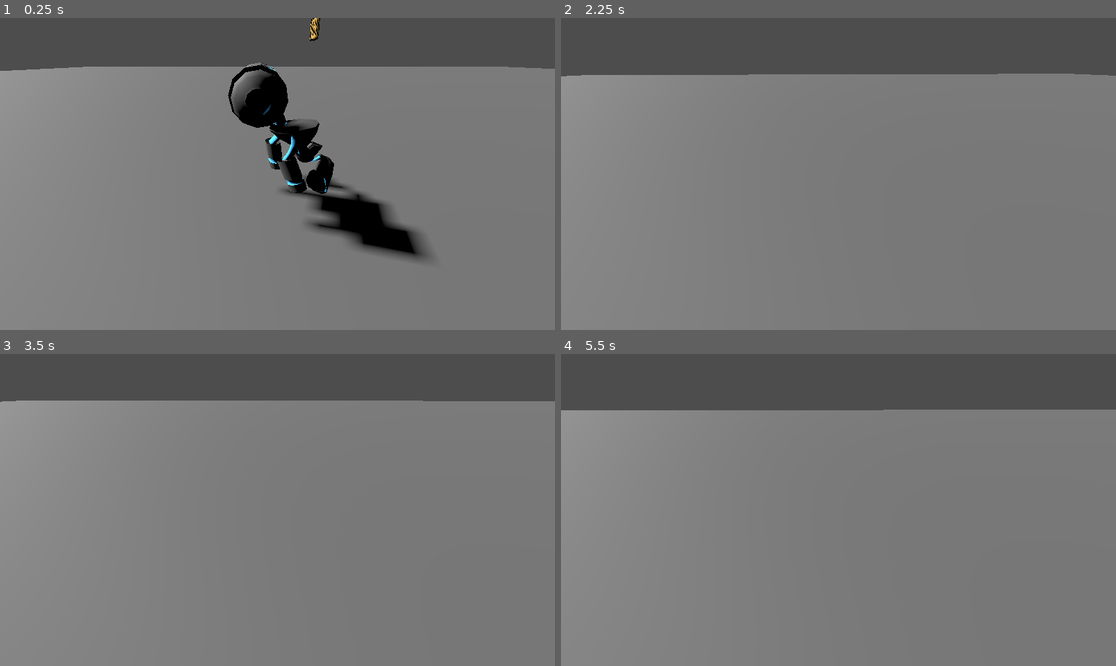
Above: before the commit, frames 1-4 (two rows, left to right).
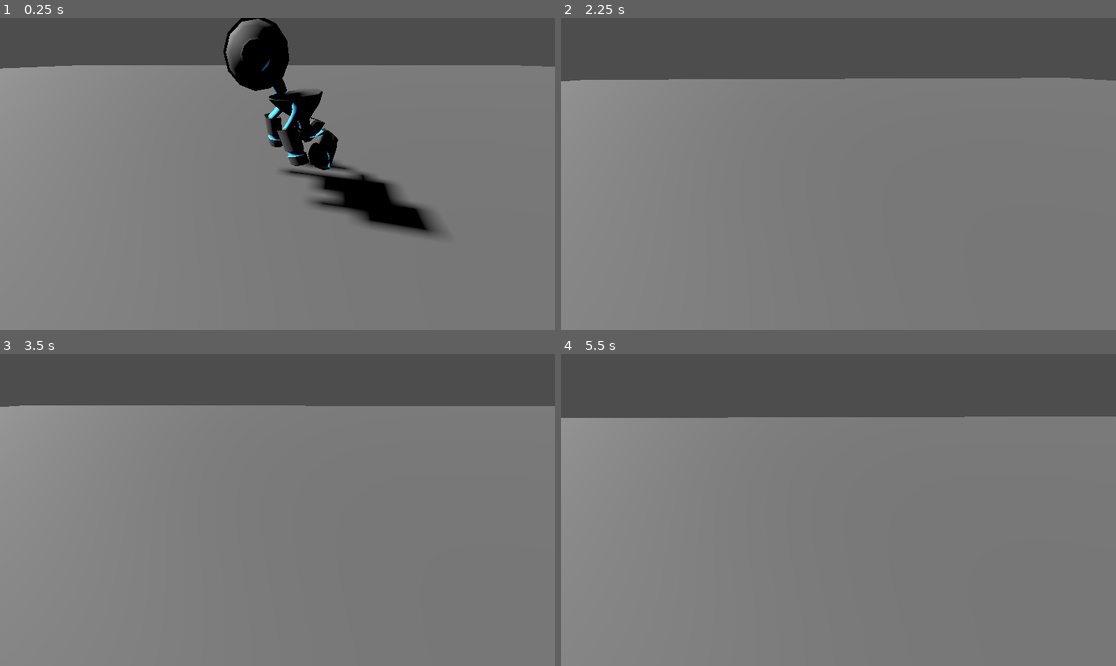
Above: after the commit, the same moments.

Repository: ambiguousname/bigmode-2025
Game: Godot game, scene res://ragdoll_test.tscn
The game is run twice, just before and just after one commit, with the same random seed, the same clock (stepped at 60 frames per second) and the same inputs.
Inputs (mouse positions are in pixels of both pictures, inside the frame that each line leads up to):
- Up to frame 1 (0.25 s): no input
- Up to frame 2 (2.25 s): move the mouse to (866, 174) at 0.52 s; hold Space (jump) 0.53-1.28 s; hold W (move_forward) from 0.53 s (still down); move the mouse to (810, 174) at 1.27 s; tap Space (jump) at 1.35, 1.52, 1.82 s; move the mouse to (849, 167) at 2.02 s; hold Space (jump) from 2.03 s (still down)
- Up to frame 3 (3.5 s): keep holding W (move_forward); tap Enter at 2.75 s; move the mouse to (271, 516) at 2.77 s; release Space (jump) at 2.78 s; tap Space (jump) at 2.85, 3.02, 3.32 s
- Up to frame 4 (5.5 s): keep holding W (move_forward); move the mouse to (877, 513) at 3.52 s; hold Space (jump) 3.53-4.28 s; move the mouse to (794, 506) at 4.27 s; tap Space (jump) at 4.35, 4.52, 4.82, 5 s; move the mouse to (844, 510) at 5.02 s; hold Space (jump) from 5.03 s (still down)

The runs differ from the first frame. In frame 1, 9.2% of the frame differs, in the area x 0-100%, y 0-78%; in frame 2, 1.4%; in frame 3, 1.6%; in frame 4, 2.3%.

Commit message:
Add jump

Diff:
--- a/fps_camera.gd
+++ b/fps_camera.gd
@@ -13,6 +13,6 @@
 	var rot : Vector2 = mouse_move_intent * delta/10;
 	mouse_move_intent *= 0.2;
 	rotation.x -= rot.y;
-	rotation.x = clampf(rotation.x, -PI/2, PI/2);
+	rotation.x = clampf(rotation.x, -PI/2 + 0.01, PI/2 - 0.01);
 
 	rotation.y -= rot.x;
--- a/player/player.gd
+++ b/player/player.gd
@@ -1,24 +1,33 @@
 class_name Player extends CharacterBody3D
 
-const FRICTION = 0.8;
+const AIR_FRICTION = 0.8;
+const FRICTION = 0.85;
+const JUMP_STR = 5;
 
-var movement_dir := Vector3()
-var jumping := false
-var prev_shoot := false
-var shoot_blend := 0.0
+@onready var initial_position := position;
+@onready var gravity: Vector3 = ProjectSettings.get_setting("physics/3d/default_gravity") * \
+		ProjectSettings.get_setting("physics/3d/default_gravity_vector");
 
-# Number of coins collected.
-var coins := 0
+@onready var _camera := $Camera3D as Camera3D;
 
-@onready var initial_position := position
-@onready var gravity: Vector3 = ProjectSettings.get_setting("physics/3d/default_gravity") * \
-		ProjectSettings.get_setting("physics/3d/default_gravity_vector")
-
-@onready var _camera := $Camera3D as Camera3D
-
+var jump : float;
+var jumping : bool = false;
+func _input(event: InputEvent) -> void:
+	if event.is_action("jump"):
+		jump = event.get_action_strength("jump");
 
 func _physics_process(delta: float) -> void:
-	velocity *= FRICTION;
+	if global_position.y < -12:
+		position = initial_position;
+		velocity = Vector3.ZERO;
+
+	if is_on_floor():
+		velocity *= FRICTION;
+	else:
+		velocity.x *= AIR_FRICTION;
+		velocity.z *= AIR_FRICTION;
+
+	velocity += gravity * delta;
 
 	var move_dir_vec2 = Input.get_vector(&"move_left", &"move_right", &"move_forward", &"move_back")
 
@@ -26,5 +35,12 @@
 	move_dir.y = 0;
 	move_dir = move_dir.normalized();
 
+	if jump > 0.5 and is_on_floor() and not jumping:
+		move_dir += Vector3.UP * JUMP_STR;
+		jumping = true;
+
+	if jumping and velocity.y <= 0 and is_on_floor():
+		jumping = false;
+
 	velocity += move_dir;
 	move_and_slide();
--- a/ragdoll_test.tscn
+++ b/ragdoll_test.tscn
@@ -165,7 +165,7 @@
 [node name="RagdollTest" type="Node3D"]
 
 [node name="Player" parent="." instance=ExtResource("1_cqew8")]
-transform = Transform3D(-4.37114e-08, 0, -1, 0, 1, 0, 1, 0, -4.37114e-08, -4.97823, 0.420108, -4.22088)
+transform = Transform3D(-4.37114e-08, 0, -1, 0, 1, 0, 1, 0, -4.37114e-08, -4.97823, -0.00964761, -4.22088)
 
 [node name="StaticBody3D" type="StaticBody3D" parent="."]
 
@@ -404,8 +404,8 @@
 [node name="Physical Bone chest" type="PhysicalBone3D" parent="Skeleton/Skeleton3D/PhysicalBoneSimulator3D"]
 transform = Transform3D(3.33333, 3.34841e-07, 2.78554e-06, 2.79154e-06, -0.0649315, -3.3327, -2.80517e-07, 3.3327, -0.0649315, 0, 3.84343, 0.416192)
 joint_type = 1
-joint_offset = Transform3D(1, 0, 0, 0, 1, 0, 0, 0, 1, -1.57648e-07, -1.01954e-06, 0.187358)
-body_offset = Transform3D(3.33333, -2.50111e-12, 2.80475e-06, 2.80475e-06, 2.86847e-06, -3.33333, 5.68434e-14, 3.33333, 2.86847e-06, 0, 0.624528, 2.86102e-06)
+joint_offset = Transform3D(1, 0, 0, 0, 1, 0, 0, 0, 1, -1.57648e-07, -1.02037e-06, 0.187358)
+body_offset = Transform3D(3.33333, -2.50111e-12, 2.80475e-06, 2.80475e-06, 2.88337e-06, -3.33333, 5.68434e-14, 3.33333, 2.88337e-06, 0, 0.624528, 2.86102e-06)
 bone_name = "chest"
 joint_constraints/bias = 0.3
 joint_constraints/damping = 1.0
@@ -429,10 +429,10 @@
 shape = SubResource("CapsuleShape3D_bhghn")
 
 [node name="Physical Bone r-arm" type="PhysicalBone3D" parent="Skeleton/Skeleton3D/PhysicalBoneSimulator3D"]
-transform = Transform3D(2.19, -1.37859, -2.10107, 1.95056, -0.824634, 2.57418, -1.58441, -2.92071, 0.264924, 1.2356, 3.62911, 0.489047)
-joint_type = 1
-joint_offset = Transform3D(1, 0, 0, 0, 1, 0, 0, 0, 1, 5.91452e-06, -8.64575e-07, 0.140325)
-body_offset = Transform3D(3.33333, 2.38419e-06, -1.81645e-05, -1.79857e-05, 1.04308e-07, -3.33333, -2.86102e-06, 3.33333, 1.49012e-07, -1.71661e-05, 0.467751, 2.86102e-06)
+transform = Transform3D(2.19, -1.37859, -2.10107, 1.95056, -0.824634, 2.57418, -1.58441, -2.92071, 0.264924, 1.2356, 3.62911, 0.489048)
+joint_type = 1
+joint_offset = Transform3D(1, 0, 0, 0, 1, 0, 0, 0, 1, 6.48484e-06, -5.82236e-07, 0.140325)
+body_offset = Transform3D(3.33333, 2.38419e-06, -1.81198e-05, -1.79857e-05, 2.83122e-07, -3.33333, -2.86102e-06, 3.33333, 2.38419e-07, -1.90735e-05, 0.46775, 1.90735e-06)
 bone_name = "r-arm"
 joint_constraints/bias = 0.3
 joint_constraints/damping = 1.0
@@ -473,8 +473,8 @@
 [node name="Physical Bone r-leg" type="PhysicalBone3D" parent="Skeleton/Skeleton3D/PhysicalBoneSimulator3D"]
 transform = Transform3D(-3.26516, 0.412626, -0.528776, -0.59976, -0.619802, 3.21982, 0.300254, 3.24911, 0.681368, 0.626687, 0.882577, 0.469338)
 joint_type = 1
-joint_offset = Transform3D(1, 0, 0, 0, 1, 0, 0, 0, 1, -2.75149e-08, -1.06807e-06, 0.214611)
-body_offset = Transform3D(3.33328, -3.8147e-06, 7.09295e-06, 2.31713e-06, -5.96046e-07, -3.33333, 0, 3.33332, -1.00732e-05, -1.43051e-06, 0.715368, 5.72205e-06)
+joint_offset = Transform3D(1, 0, 0, 0, 1, 0, 0, 0, 1, -2.70354e-08, -1.06424e-06, 0.214611)
+body_offset = Transform3D(3.33328, -3.8147e-06, 7.0855e-06, 2.31713e-06, -5.96046e-07, -3.33333, 0, 3.33332, -1.01328e-05, -1.43051e-06, 0.715369, 5.72205e-06)
 bone_name = "r-leg"
 joint_constraints/bias = 0.3
 joint_constraints/damping = 1.0
@@ -485,10 +485,10 @@
 shape = SubResource("CapsuleShape3D_jyhpf")
 
 [node name="Physical Bone l-thigh" type="PhysicalBone3D" parent="Skeleton/Skeleton3D/PhysicalBoneSimulator3D"]
-transform = Transform3D(3.21919, 0.180769, 0.845727, -0.769139, -0.891978, 3.11832, 0.395419, -3.20668, -0.819723, -0.431442, 1.87511, 0.536297)
-joint_type = 1
-joint_offset = Transform3D(1, 0, 0, 0, 1, 0, 0, 0, 1, 3.90521e-06, -1.77022e-06, 0.0966964)
-body_offset = Transform3D(3.33328, -8.9407e-08, 3.45707e-06, 3.62843e-06, 1.96695e-06, -3.33333, 5.96046e-08, 3.33332, 1.84774e-06, -1.33514e-05, 0.322321, 5.72205e-06)
+transform = Transform3D(3.21919, 0.180769, 0.845727, -0.769139, -0.891978, 3.11832, 0.395419, -3.20668, -0.819723, -0.431442, 1.87511, 0.536298)
+joint_type = 1
+joint_offset = Transform3D(1, 0, 0, 0, 1, 0, 0, 0, 1, 3.90521e-06, -1.48412e-06, 0.0966966)
+body_offset = Transform3D(3.33328, -8.9407e-08, 3.45707e-06, 3.62843e-06, 1.96695e-06, -3.33333, 5.96046e-08, 3.33332, 1.84774e-06, -1.33514e-05, 0.322322, 4.76837e-06)
 bone_name = "l-thigh"
 joint_constraints/bias = 0.3
 joint_constraints/damping = 1.0
@@ -499,10 +499,10 @@
 shape = SubResource("CapsuleShape3D_4n0nl")
 
 [node name="Physical Bone l-leg" type="PhysicalBone3D" parent="Skeleton/Skeleton3D/PhysicalBoneSimulator3D"]
-transform = Transform3D(-3.26516, -0.412638, 0.528767, 0.599756, -0.619821, 3.21982, -0.300264, 3.2491, 0.681388, -0.626681, 0.882587, 0.469321)
-joint_type = 1
-joint_offset = Transform3D(1, 0, 0, 0, 1, 0, 0, 0, 1, 3.23552e-07, 4.24892e-06, 0.214609)
-body_offset = Transform3D(3.33328, 2.77162e-06, -5.02542e-06, -2.45869e-07, -6.55651e-07, -3.33333, 9.23872e-07, 3.33332, -8.22544e-06, 0, 0.715364, -1.23978e-05)
+transform = Transform3D(-3.26516, -0.412638, 0.528767, 0.599756, -0.619821, 3.21982, -0.300264, 3.2491, 0.681388, -0.626681, 0.882588, 0.469321)
+joint_type = 1
+joint_offset = Transform3D(1, 0, 0, 0, 1, 0, 0, 0, 1, 3.23311e-07, 4.24892e-06, 0.214609)
+body_offset = Transform3D(3.33328, 2.77162e-06, -5.02169e-06, -2.45869e-07, -7.15256e-07, -3.33333, 9.23872e-07, 3.33332, -8.22544e-06, 0, 0.715363, -1.23978e-05)
 bone_name = "l-leg"
 joint_constraints/bias = 0.3
 joint_constraints/damping = 1.0
